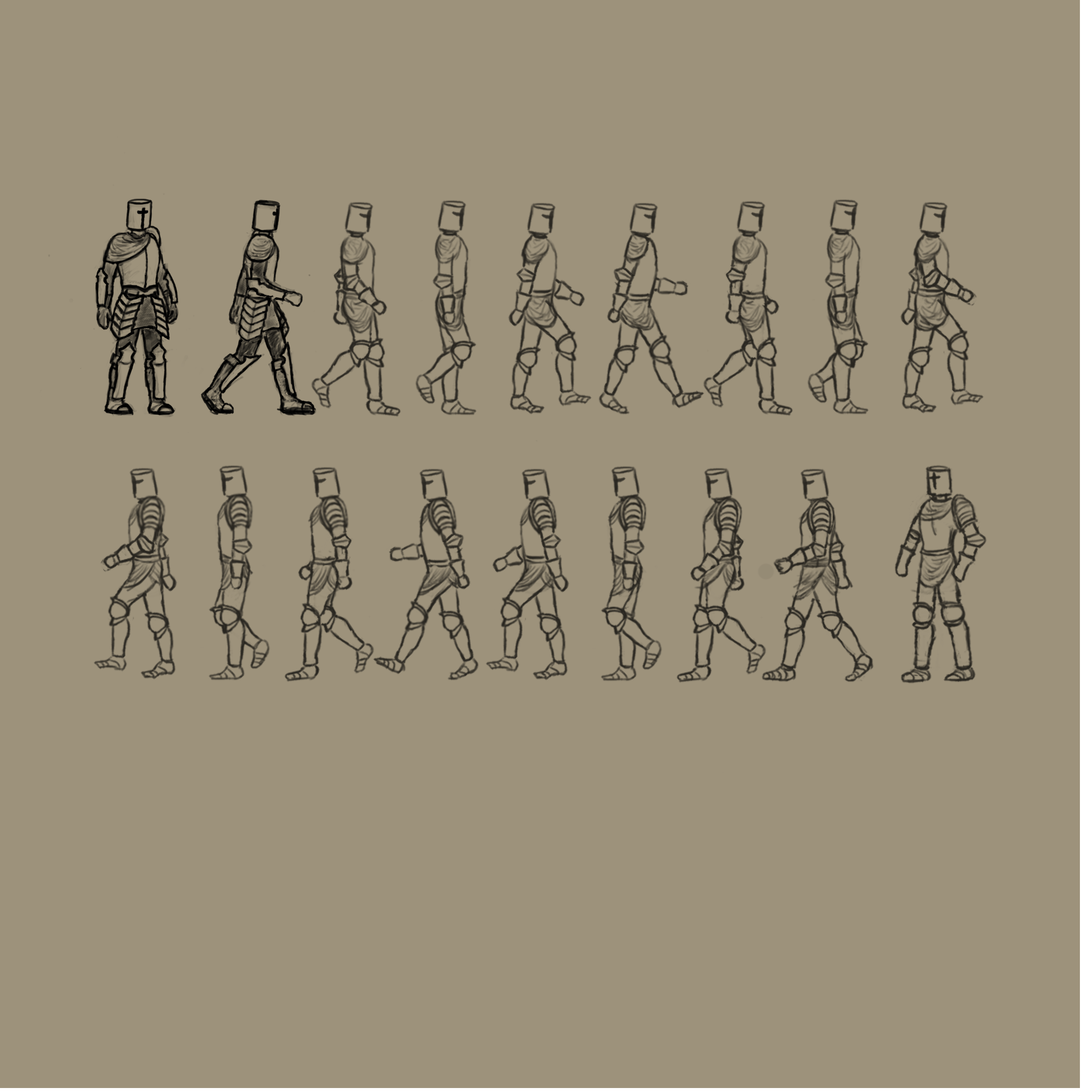
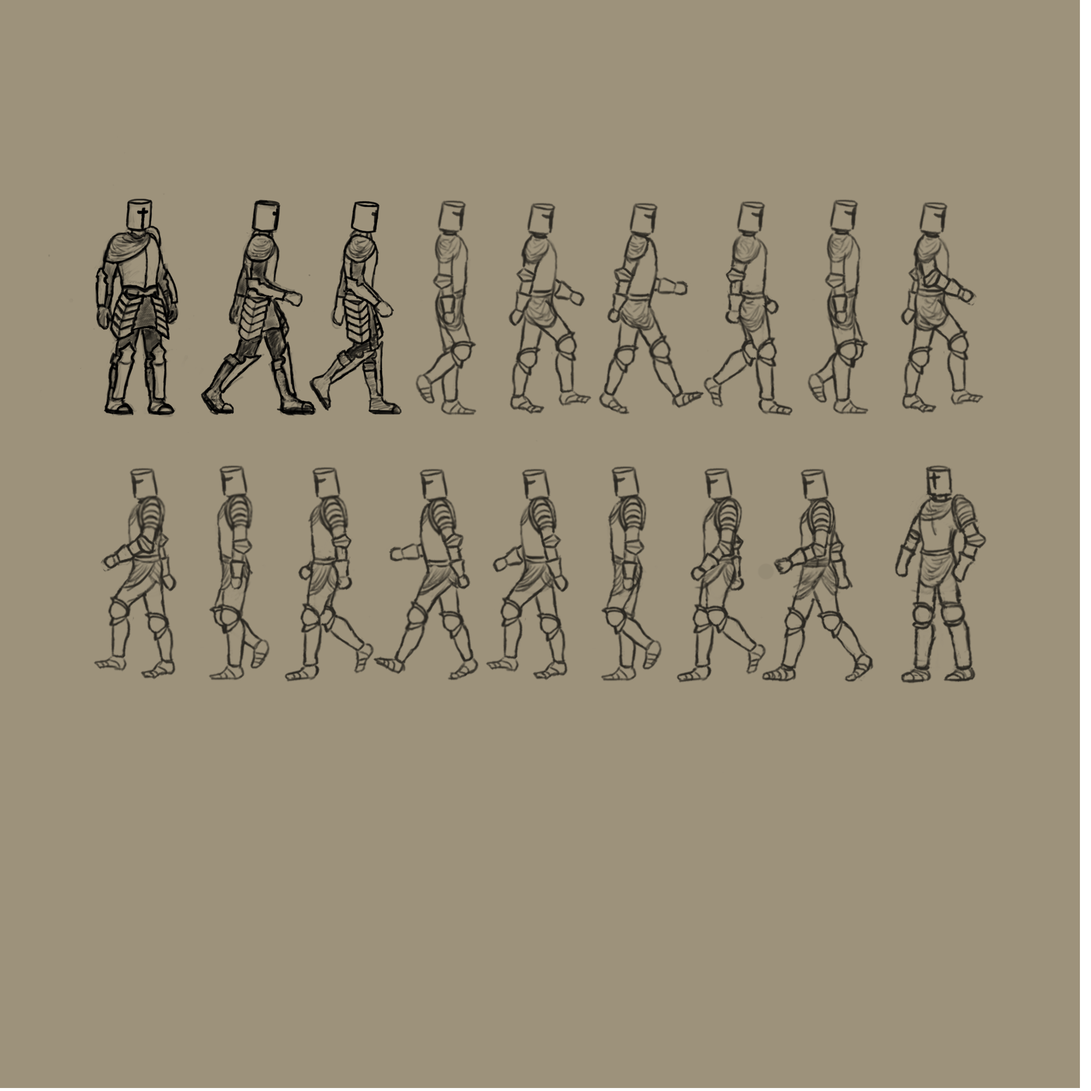
Two versions of the same layered image (1091x1091). Layer-by-layer changes:
painted on "Walking Left" over [309, 200, 444, 415]
removed layer "Pasted Layer #1" (was 19%) over [234, 293, 273, 349]
painted on "Walking Right" over [310, 201, 402, 418]
